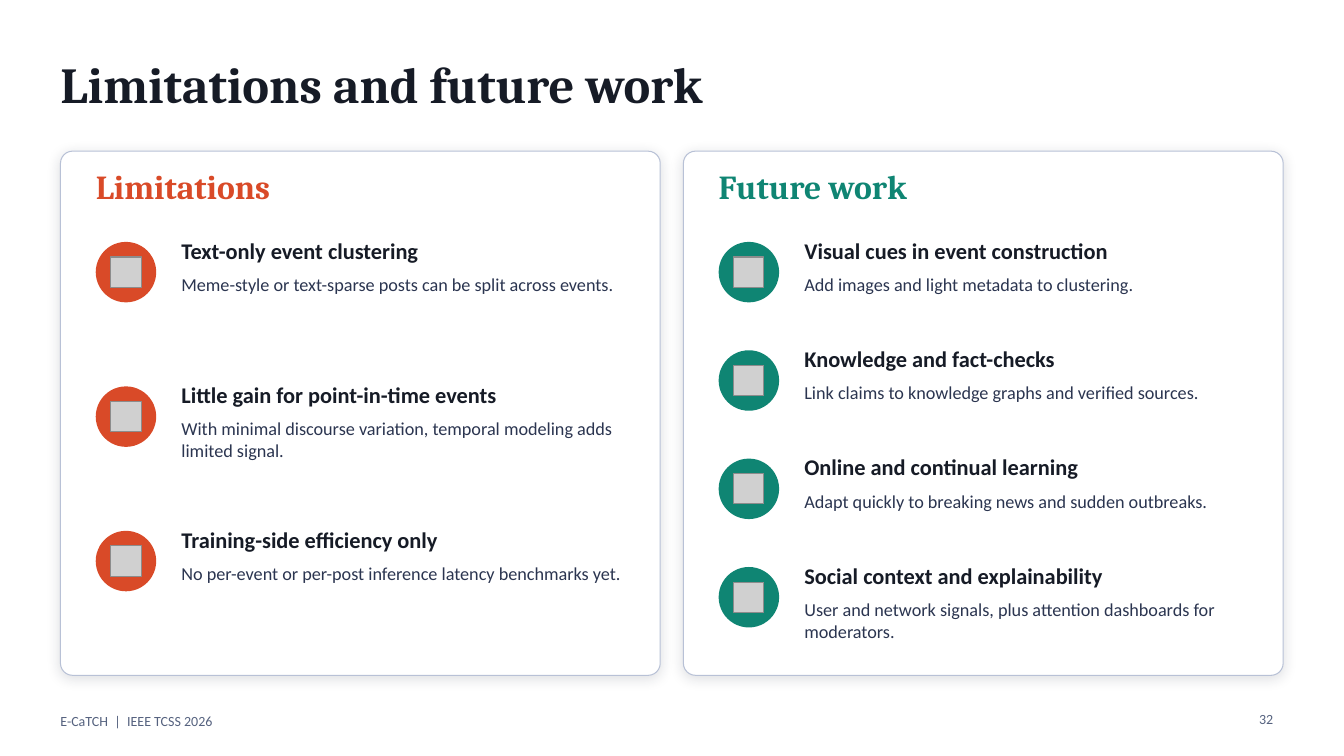
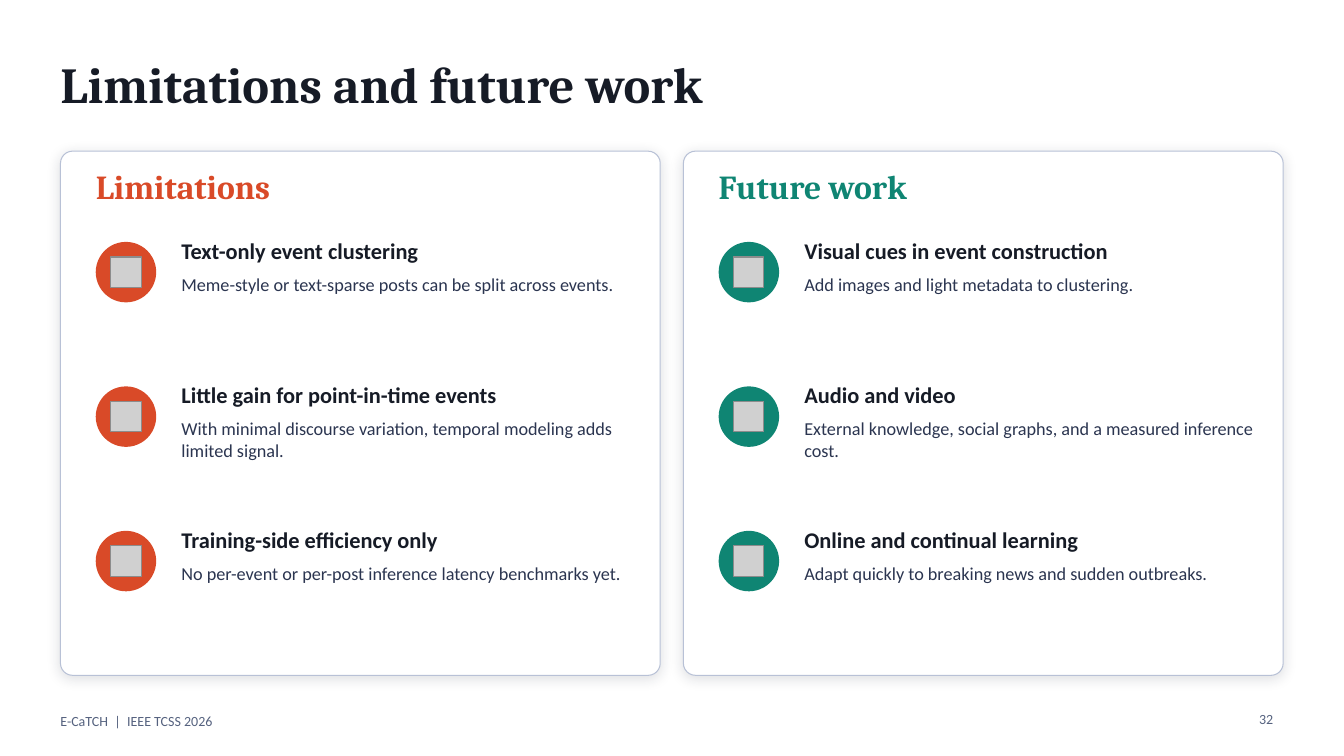
Before and after one commit to amousavi1/amousavi1.github.io, a slide deck: slide 32 of talks/georgetown-2026-ecatch/E-CaTCH_presentation_complete.pptx. Drawn at 1344x756 pixels with LibreOffice and Linux fonts; fonts in the diff are those of the drawing; grey boxes stand for pictures. Boxes give left, top, right and bottom in pixels: in the first picture for what was removed or moved away, otherwise in the second. Text is boxed around its words. In the diff, an @@ line names an element or a change of style, - is before the commit and + after.

```diff
--- a/talks/georgetown-2026-ecatch/E-CaTCH_presentation_complete.pptx
+++ b/talks/georgetown-2026-ecatch/E-CaTCH_presentation_complete.pptx
@@ ellipse: place and size @@
-ellipse at bbox=[719, 351, 779, 411]
+ellipse at bbox=[719, 386, 779, 447]
@@ text at bbox=[804, 387, 955, 403]: text changed @@
-Knowledge and fact-checks
+Audio and video
@@ picture: place and size @@
-picture at bbox=[734, 365, 764, 395]
+picture at bbox=[734, 401, 764, 432]
@@ text at bbox=[804, 422, 1253, 457]: text changed @@
-Link claims to knowledge graphs and verified sources.
+External knowledge, social graphs, and a measured inference cost.
@@ 1 picture, 1 text, 1 ellipse: place and size @@
-1 picture, 1 text, 1 ellipse at bbox=[719, 459, 1078, 519]
+1 picture, 1 text, 1 ellipse at bbox=[719, 531, 1078, 592]
@@ ellipse removed at bbox=[719, 567, 779, 627] @@
@@ text "Adapt quickly to breaking news ...": place and size @@
-text "Adapt quickly to breaking news ..." at bbox=[804, 495, 1207, 511]
+text "Adapt quickly to breaking news ..." at bbox=[804, 567, 1207, 583]
@@ text removed at bbox=[804, 568, 1103, 588] @@
-Social context and explainability
@@ picture removed at bbox=[734, 583, 764, 613] @@
@@ text removed at bbox=[804, 603, 1215, 638] @@
-User and network signals, plus attention dashboards for moderators.
```
Also in this commit, not shown: 1 other slide changed, 1 slide removed.
